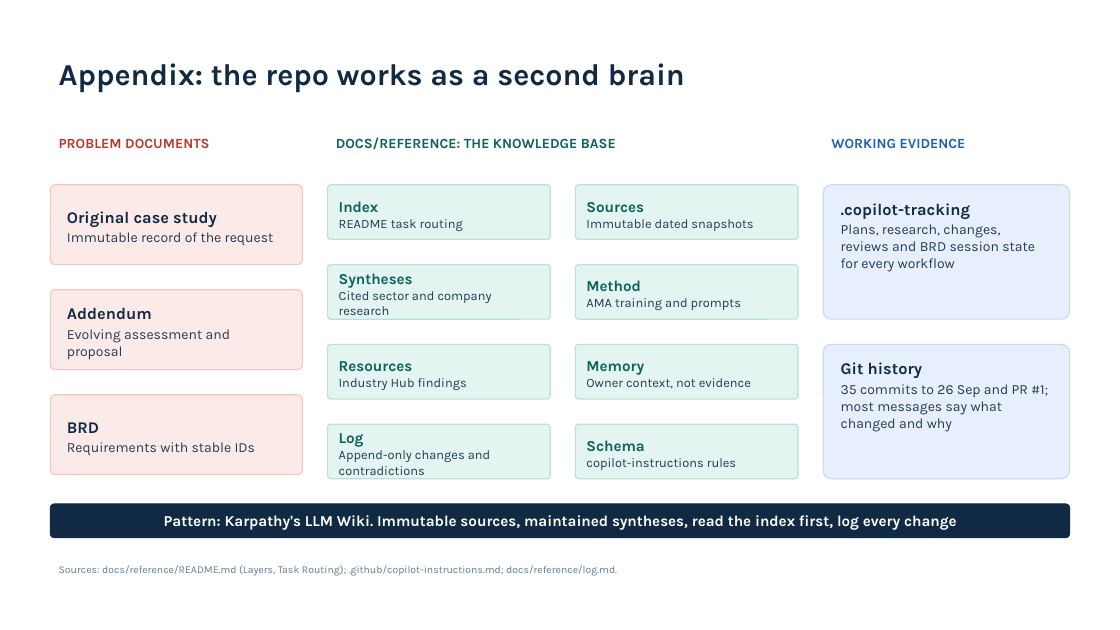
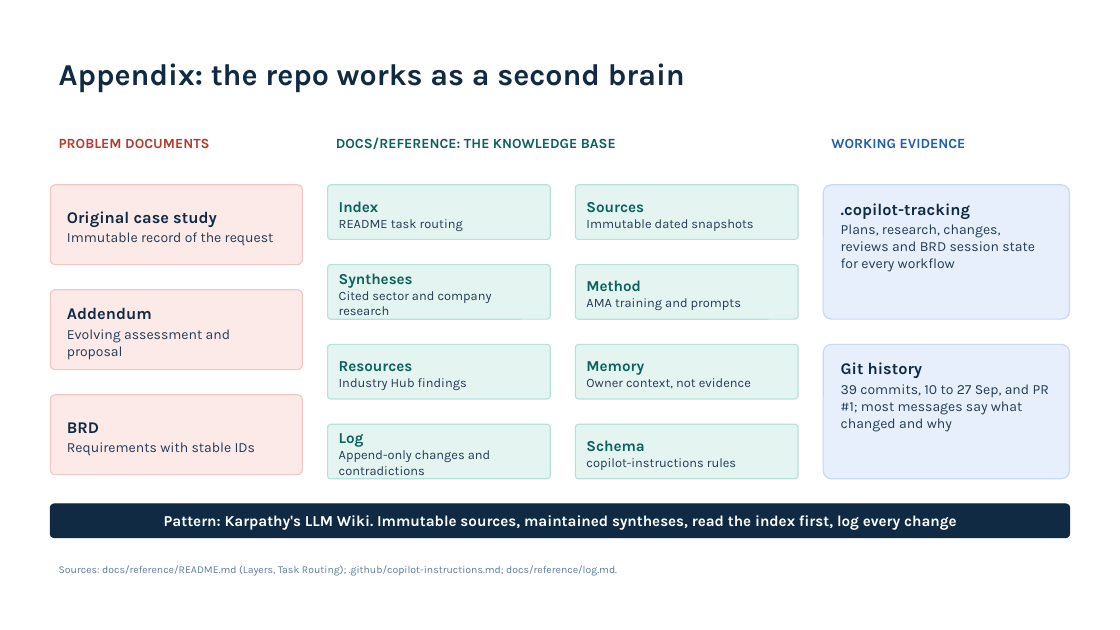
Before and after one commit to jmservera/ama, a slide deck: slide 15 of .copilot-tracking/ppt/2026-09-26/ama-mentor-progress-review/slide-deck/ama-mentor-progress-review.pptx (slide 14 before the commit). Drawn at 1120x630 pixels with LibreOffice and Linux fonts; fonts in the diff are those of the drawing. Boxes give left, top, right and bottom in pixels: in the first picture for what was removed or moved away, otherwise in the second. Text is boxed around its words. In the diff, an @@ line names an element or a change of style, - is before the commit and + after.

Commit message:
feat: update documentation and codebase for agent what-if study and mentor deck
- Enhanced .gitignore to exclude Python cache files.
- Revised case study addendum to clarify findings from the what-if session on 2026-09-27, emphasizing the unchanged headline verdict and expanded regulatory references.
- Updated the AMA mentor progress review presentation to include additional slides and insights from the latest review.
- Improved README with updated links and descriptions for research documents, reflecting recent changes in the agent what-if study.
- Documented findings from the post-merge review of the agent what-if study, including corrections to regulatory citations and clarifications on role agent responses.
- Added reconciliation section in the agent what-if study to align with the current proposal and clarify terminology.
- Adjusted various scenario verdicts and stop criteria to reflect updated regulatory requirements and ensure compliance with UK GDPR Articles 22A to 22C.

```diff
--- a/.copilot-tracking/ppt/2026-09-26/ama-mentor-progress-review/slide-deck/ama-mentor-progress-review.pptx
+++ b/.copilot-tracking/ppt/2026-09-26/ama-mentor-progress-review/slide-deck/ama-mentor-progress-review.pptx
@@ text in rounded rectangle at [841,384,1049,432]: text changed @@
-35 commits to 26 Sep and PR #1; most messages say what changed and why
+39 commits, 10 to 27 Sep, and PR #1; most messages say what changed and why
```
Also in this commit, not shown: 3 other slides changed, 1 slide added, 46 other files.
